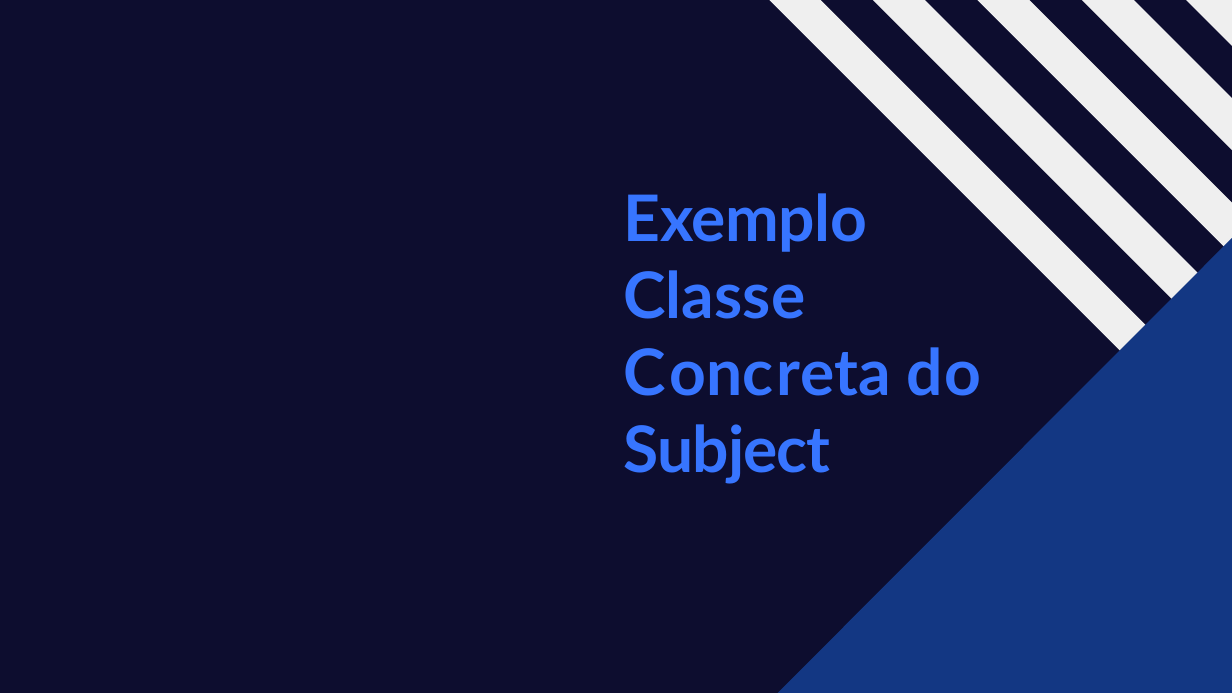
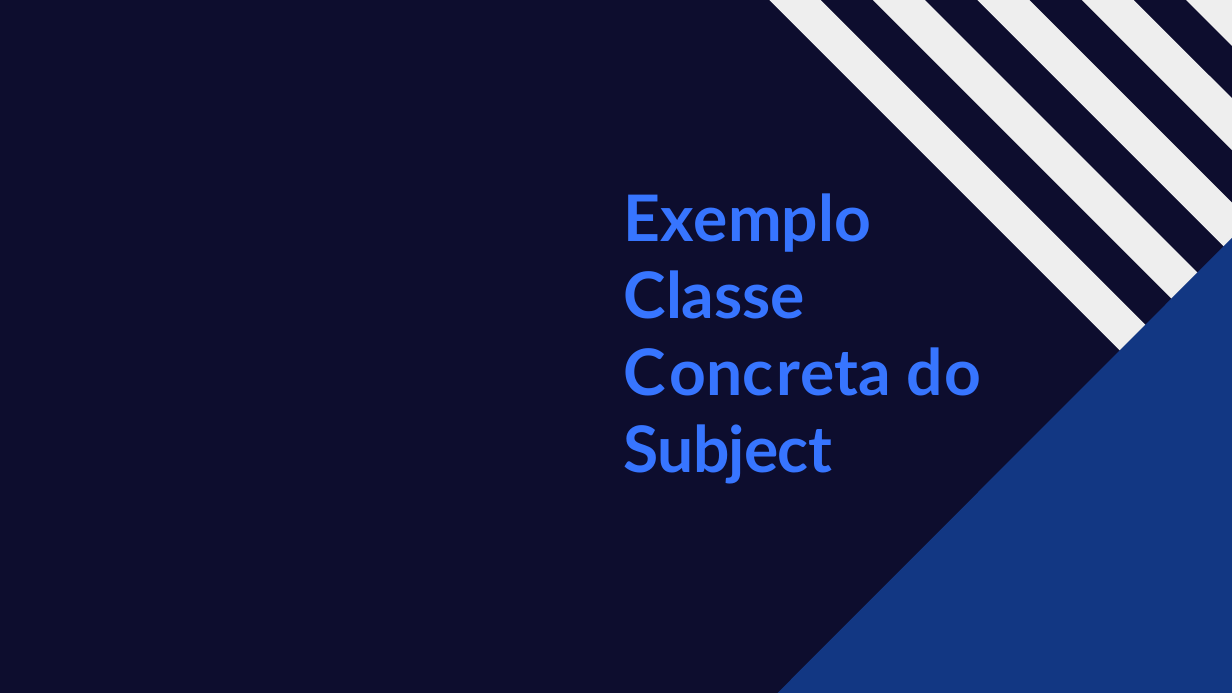
Before and after one commit to GabrielAL4/observer-pattern, a slide deck: slide 8 of Padrão Observer - Design Pattern.pptx. Drawn at 1232x693 pixels with LibreOffice and Linux fonts; fonts in the diff are those of the drawing; background and template pictures are left out. Boxes give left, top, right and bottom in pixels: in the first picture for what was removed or moved away, otherwise in the second. Text is boxed around its words. In the diff, an @@ line names an element or a change of style, - is before the commit and + after.

```diff
--- a/Padrão Observer - Design Pattern.pptx
+++ b/Padrão Observer - Design Pattern.pptx
@@ freeform shape at (x1=0, y1=0, x2=1232, y2=693): fill #0D0D2F to #0D0D2E; outline redrawn @@
@@ freeform shape at (x1=769, y1=0, x2=1232, y2=463): fill #EFEFEF to #EEEEEE; outline redrawn @@
@@ text at (x1=624, y1=193, x2=982, y2=484): text changed @@
-Exemplo Classe Concreta do Subject
+Exemplo Classe
+Concreta do Subject
@@ freeform shape at (x1=777, y1=238, x2=1232, y2=693): fill #133783 to #123783; outline redrawn @@
```
Also in this commit, not shown: 11 other slides changed, 1 other file.
